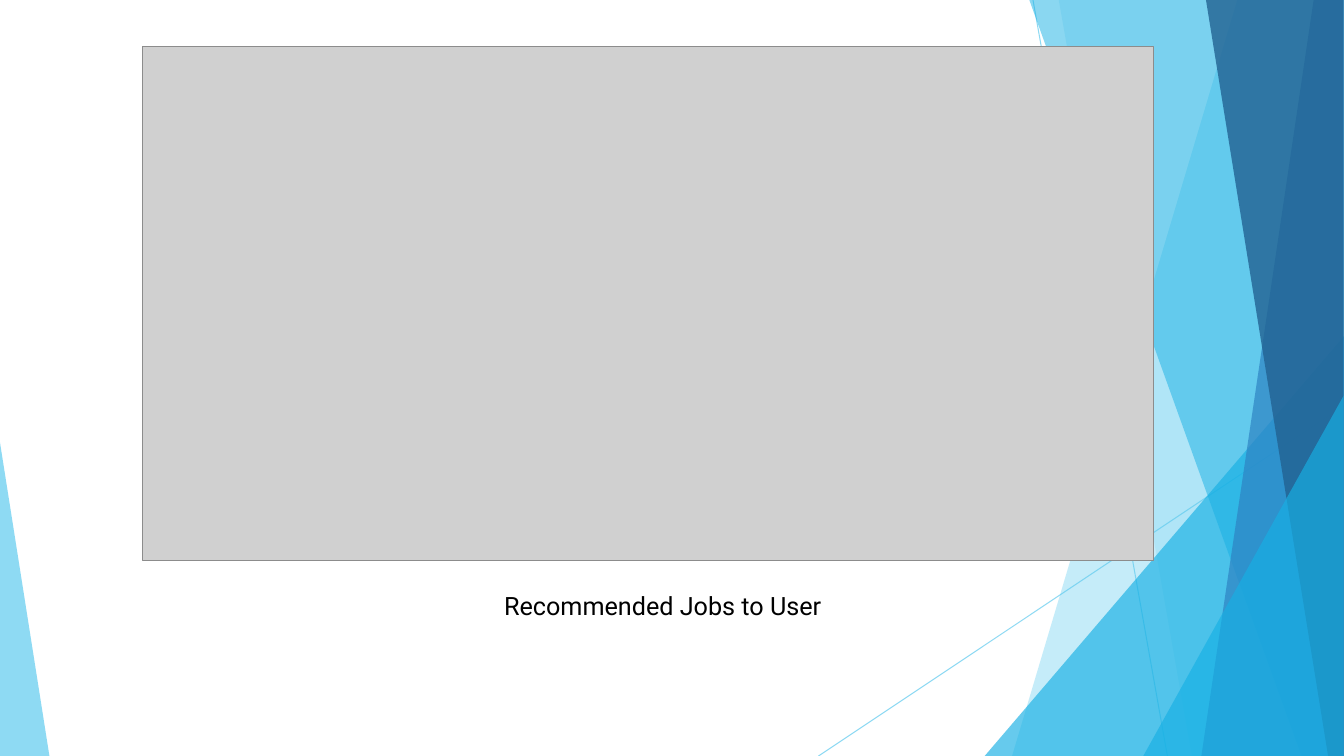
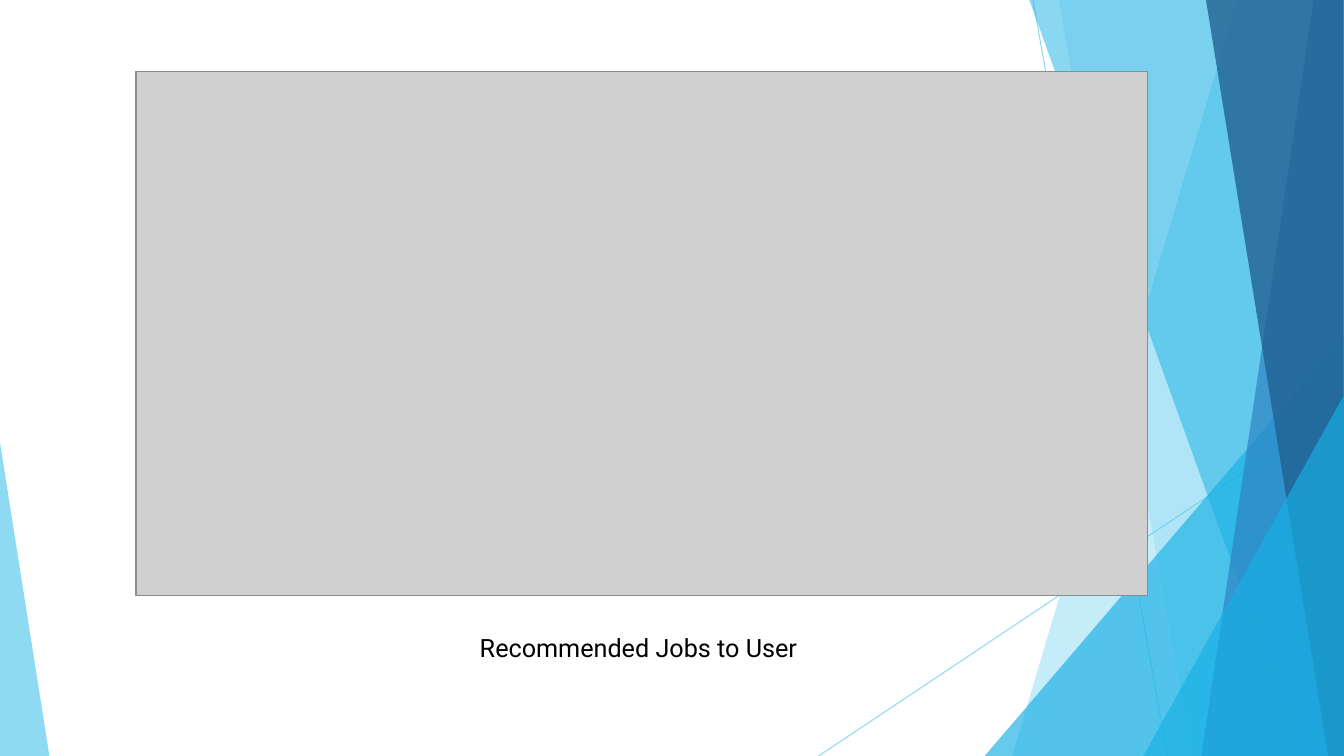
Before and after one commit to Vaibhav-Dharmik/project_reports_final_yr, a slide deck: slide 19 of final_submission_ppt.pptx (slide 18 before the commit). Drawn at 1344x756 pixels with LibreOffice and Linux fonts; fonts in the diff are those of the drawing; grey boxes stand for pictures. Boxes give left, top, right and bottom in pixels: in the first picture for what was removed or moved away, otherwise in the second. Text is boxed around its words. In the diff, an @@ line names an element or a change of style, - is before the commit and + after.

```diff
--- a/final_submission_ppt.pptx
+++ b/final_submission_ppt.pptx
@@ picture: place and size @@
-picture at bbox=[142, 46, 1153, 561]
+picture at bbox=[136, 72, 1147, 595]
@@ text "Recommended Jobs to User": place and size @@
-text "Recommended Jobs to User" at bbox=[504, 596, 821, 616]
+text "Recommended Jobs to User" at bbox=[480, 638, 797, 658]
```
Also in this commit, not shown: 15 other slides changed, 5 slides added, 3 slides removed, 1 other file.
